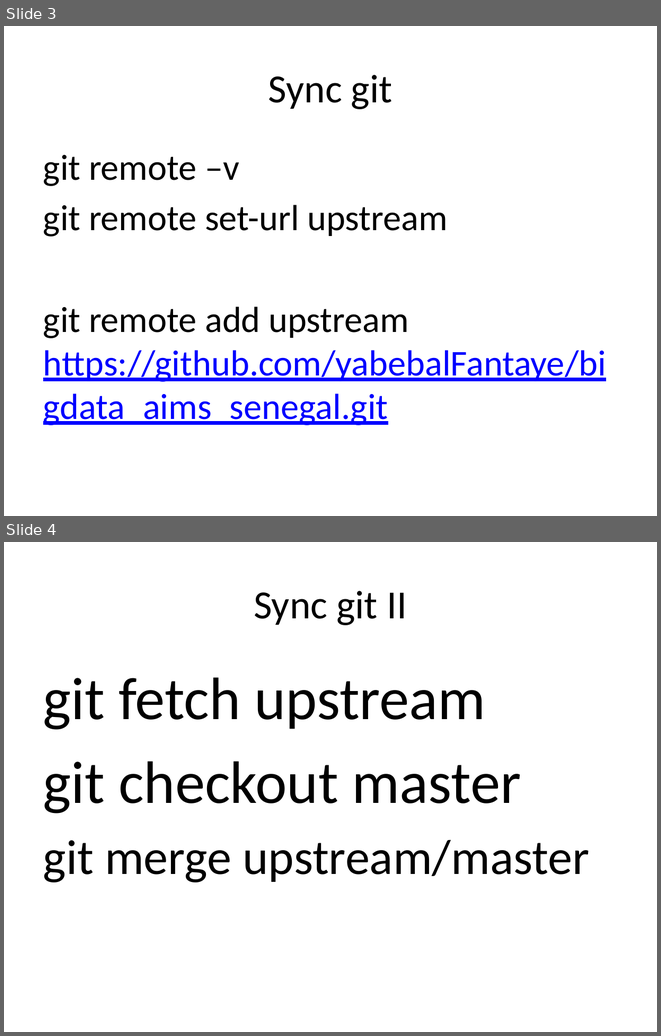
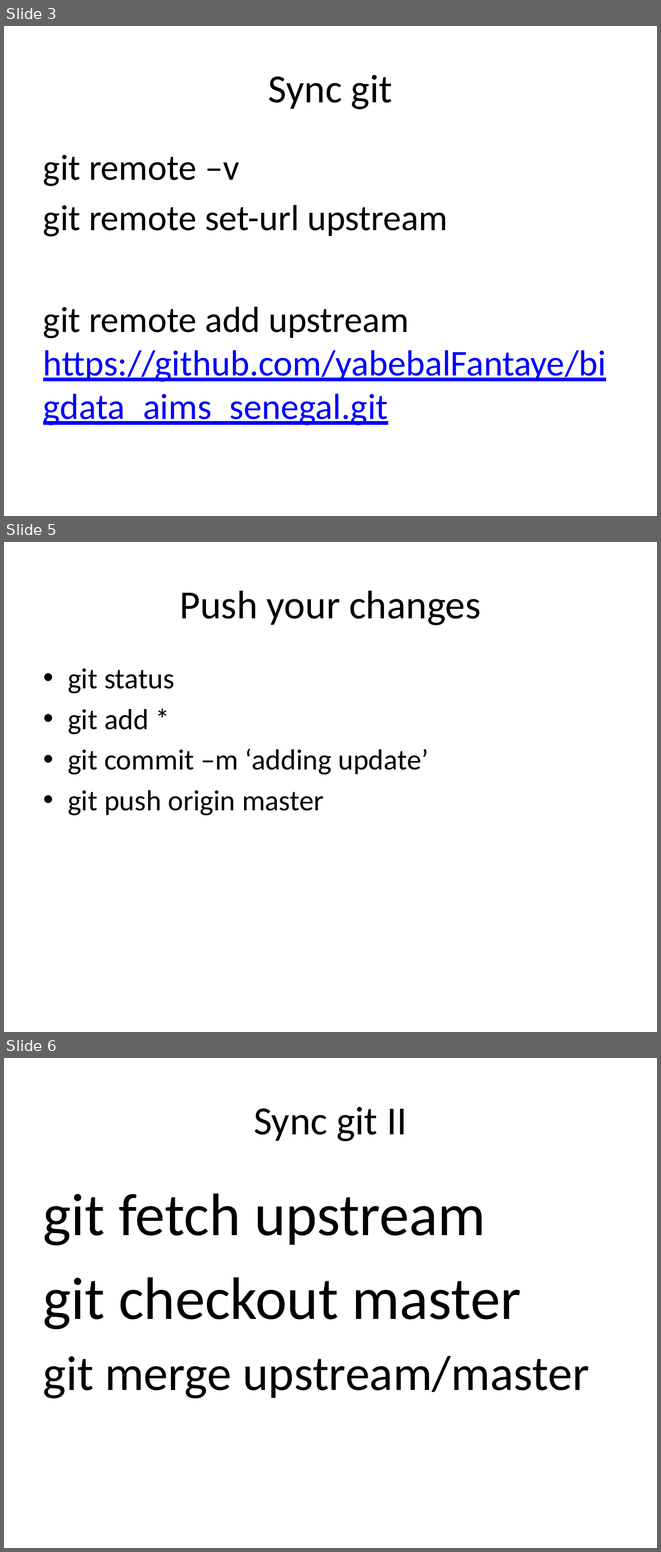
Before and after one commit to yabebalFantaye/bigdata_aims_senegal, a slide deck: slides/bd101/D6_machine_learning.pptx. Shown one above the other, each under a label of ours: slides 3 and 4 before the commit, slides 3, 5 and 6 after it; the slides between them are not shown. The pictures are 661x1036 and 661x1552 pixels, drawn with LibreOffice and Linux fonts; fonts in the diff are those of the drawing. Boxes give left, top, right and bottom in pixels: in the first picture for what was removed or moved away, otherwise in the second. Text is boxed around its words. In the diff, an @@ line names an element or a change of style, - is before the commit and + after.

```diff
--- a/slides/bd101/D6_machine_learning.pptx
+++ b/slides/bd101/D6_machine_learning.pptx
@@ slide 5 added at [4,542,657,1032], background #FFFFFF @@
@@ title added at [179,590,481,625], 44 pt, text #000000 @@
+Push your changes
@@ text added at [68,668,429,815], 32 pt, text #000000 @@
+• git status
+• git add *
+• git commit –m ‘adding update’
+• git push origin master
@@ what was slide 4 is now slide 6 @@
```
Also in this commit, not shown: 1 slide changed, 2 other slides added.
